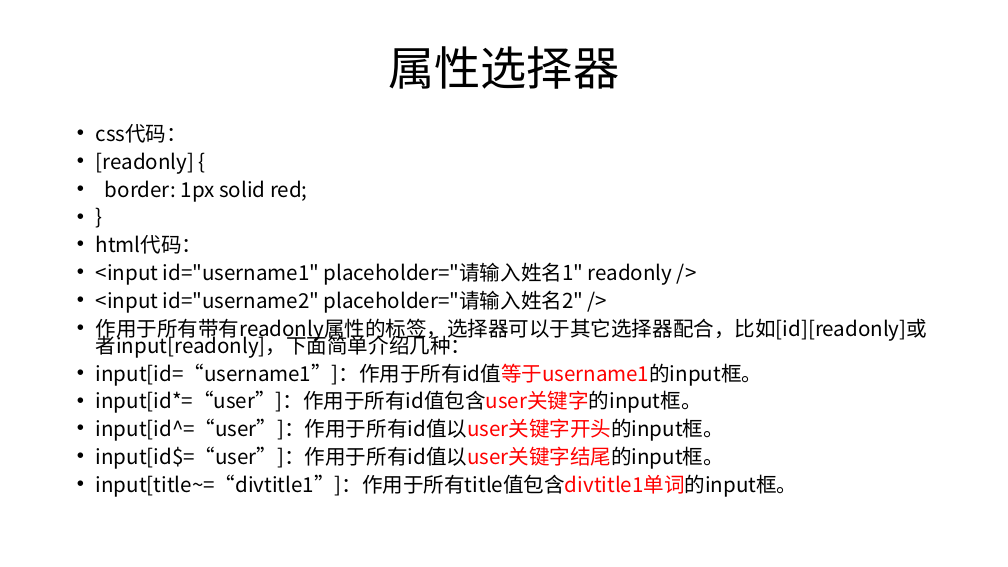
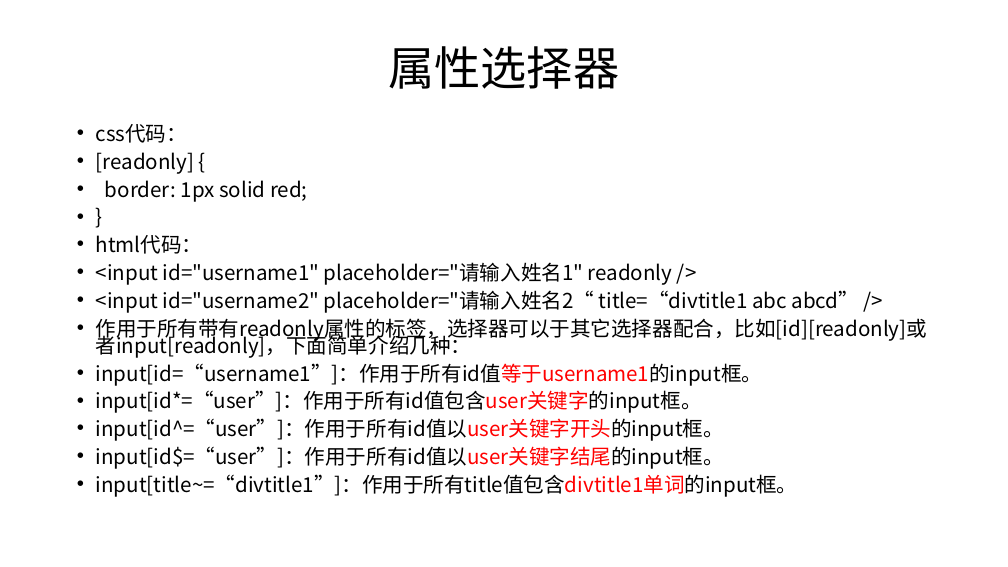
Before and after one commit to 1791317931/html-study, a slide deck: slide 11 of 材料/html/ppt/html-第五章.pptx. Drawn at 1008x567 pixels with LibreOffice and Linux fonts; fonts in the diff are those of the drawing. Boxes give left, top, right and bottom in pixels: in the first picture for what was removed or moved away, otherwise in the second. Text is boxed around its words. In the diff, an @@ line names an element or a change of style, - is before the commit and + after.

Commit message:
选择器

```diff
--- a/材料/html/ppt/html-第五章.pptx
+++ b/材料/html/ppt/html-第五章.pptx
@@ text at box(96, 290, 860, 313): text changed @@
-• <input id="username2" placeholder="请输入姓名2" />
+• <input id="username2" placeholder="请输入姓名2“ title=“divtitle1 abc abcd” />
```
Also in this commit, not shown: 2 other slides changed, 5 other files.
